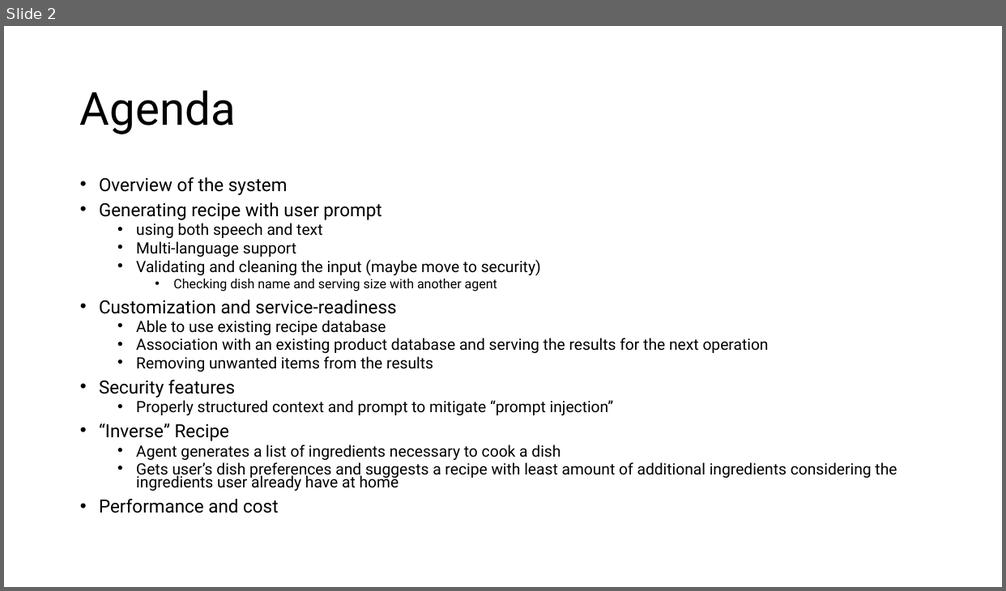
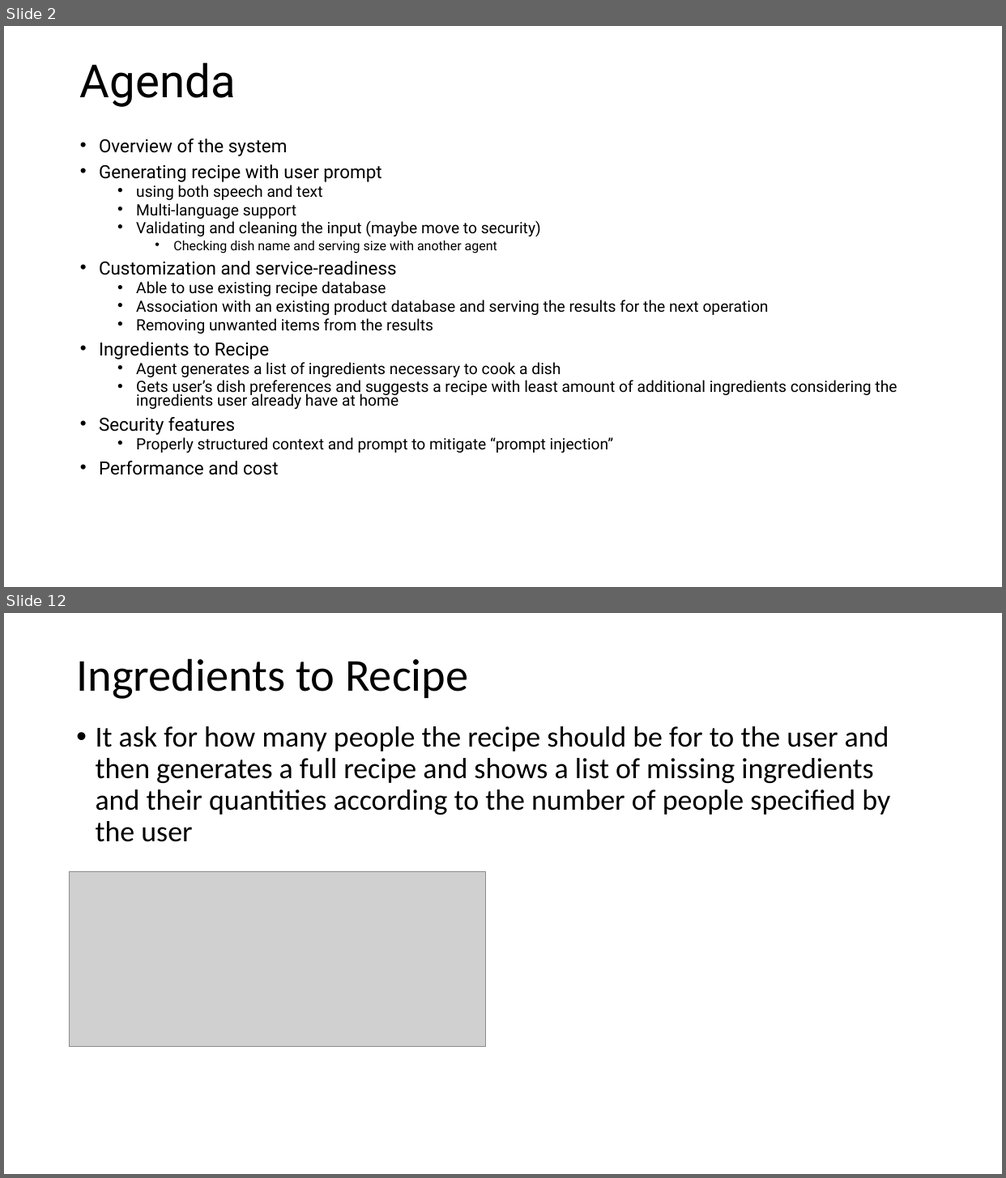
Before and after one commit to deepnetworkgmbh/generative-ai, a slide deck: recipe_generation/Presentation.pptx. Shown one above the other, each under a label of ours: slide 2 before the commit, slides 2 and 12 after it; the slides between them are not shown. The pictures are 1006x591 and 1006x1178 pixels, drawn with LibreOffice and Linux fonts; fonts in the diff are those of the drawing; grey boxes stand for pictures. Boxes give left, top, right and bottom in pixels: in the first picture for what was removed or moved away, otherwise in the second. Text is boxed around its words. In the diff, an @@ line names an element or a change of style, - is before the commit and + after.

```diff
--- a/recipe_generation/Presentation.pptx
+++ b/recipe_generation/Presentation.pptx
@@ slide 12 added at (x1=4, y1=613, x2=1002, y2=1174), background #FFFFFF @@
@@ title added at (x1=76, y1=658, x2=468, y2=699), 44 pt, text #000000 @@
+Ingredients to Recipe
@@ text added at (x1=96, y1=726, x2=890, y2=842), 28 pt, text #000000 @@
+• It ask for how many people the recipe should be for to the user and then generates a full recipe and shows a list of missing ingredients and their quantities according to the number of people specified by the user
@@ picture added at (x1=69, y1=872, x2=485, y2=1046) @@
@@ slide 2 changed as well @@
@@ title "Agenda" moved from (x1=80, y1=90, x2=236, y2=135) to (x1=80, y1=62, x2=236, y2=107) @@
@@ text "Overview of the system" moved from (x1=99, y1=177, x2=897, y2=514) to (x1=99, y1=139, x2=897, y2=476) @@
@@ text at (x1=99, y1=342, x2=897, y2=409): paragraphs added @@
+• Ingredients to Recipe
+  • Agent generates a list of ingredients necessary to cook a dish
+  • Gets user’s dish preferences and suggests a recipe with least amount of additional ingredients considering the ingredients user already have at home
@@ text at (x1=99, y1=424, x2=897, y2=491): paragraphs removed @@
-• “Inverse” Recipe
-  • Agent generates a list of ingredients necessary to cook a dish
-  • Gets user’s dish preferences and suggests a recipe with least amount of additional ingredients considering the ingredients user already have at home
```
Also in this commit, not shown: 13 other slides added, 2 other files.
